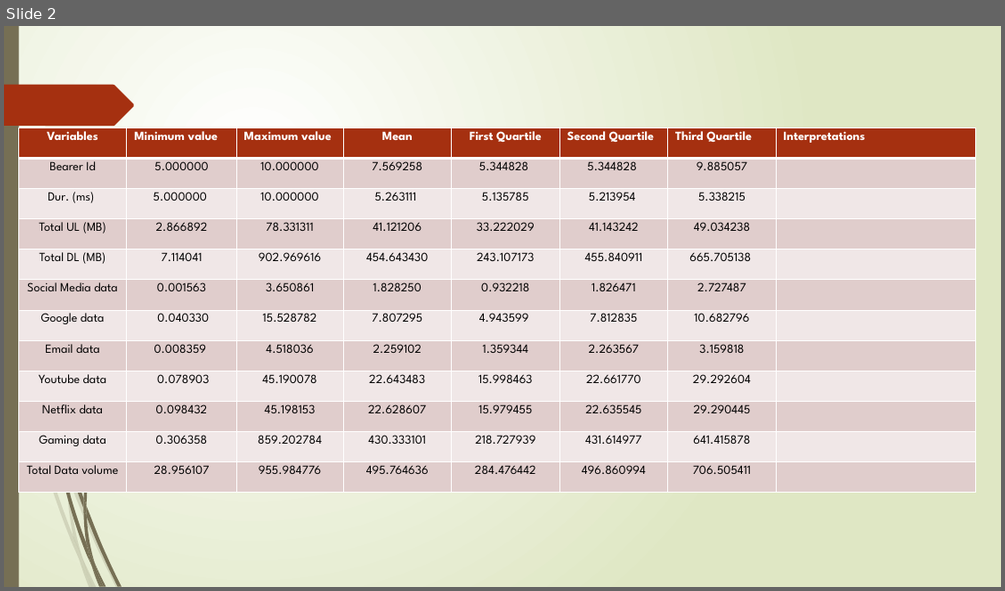
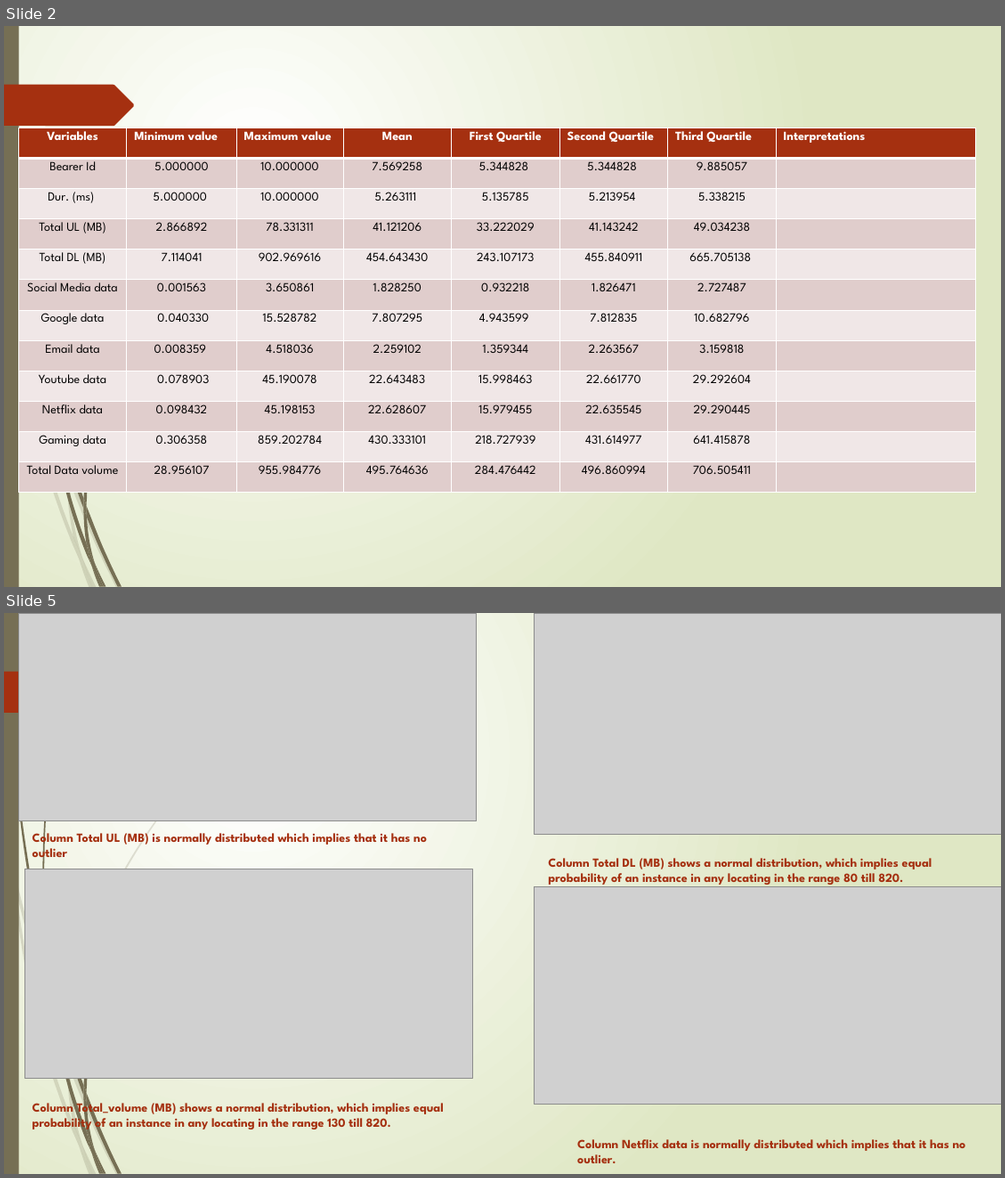
Before and after one commit to follynamylus/Telecommunication, a slide deck: slides/Telco.pptx. Shown one above the other, each under a label of ours: slide 2 before the commit, slides 2 and 5 after it; the slides between them are not shown. The pictures are 1005x591 and 1005x1178 pixels, drawn with LibreOffice and Linux fonts; fonts in the diff are those of the drawing; grey boxes stand for pictures. Boxes give left, top, right and bottom in pixels: in the first picture for what was removed or moved away, otherwise in the second. Text is boxed around its words. In the diff, an @@ line names an element or a change of style, - is before the commit and + after.

```diff
--- a/slides/Telco.pptx
+++ b/slides/Telco.pptx
@@ slide 5 added at box(4, 613, 1001, 1174), background gradient #FFFFFF to #DFE8C4; not listed: 22 template elements that a slide beside it also shows @@
@@ picture added at box(19, 613, 477, 821) @@
@@ picture added at box(534, 613, 1001, 835) @@
@@ text added at box(32, 829, 427, 861), 12 pt, text #A53010, bold @@
+Column Total UL (MB) is normally distributed which implies that it has no outlier
@@ picture added at box(25, 868, 473, 1078) @@
@@ text added at box(548, 858, 932, 884), 12 pt, text #A53010, bold @@
+Column Total DL (MB) shows a normal distribution, which implies equal probability of an instance in any locating in the range 80 till 820.
@@ picture added at box(534, 887, 1001, 1104) @@
@@ text added at box(32, 1099, 444, 1131), 12 pt, text #A53010, bold @@
+Column Total_volume (MB) shows a normal distribution, which implies equal probability of an instance in any locating in the range 130 till 820.
@@ text added at box(577, 1139, 966, 1163), 12 pt, text #A53010, bold @@
+Column Netflix data is normally distributed which implies that it has no outlier.
```
Also in this commit, not shown: 1 slide changed, 2 other slides added, 1 slide removed.
